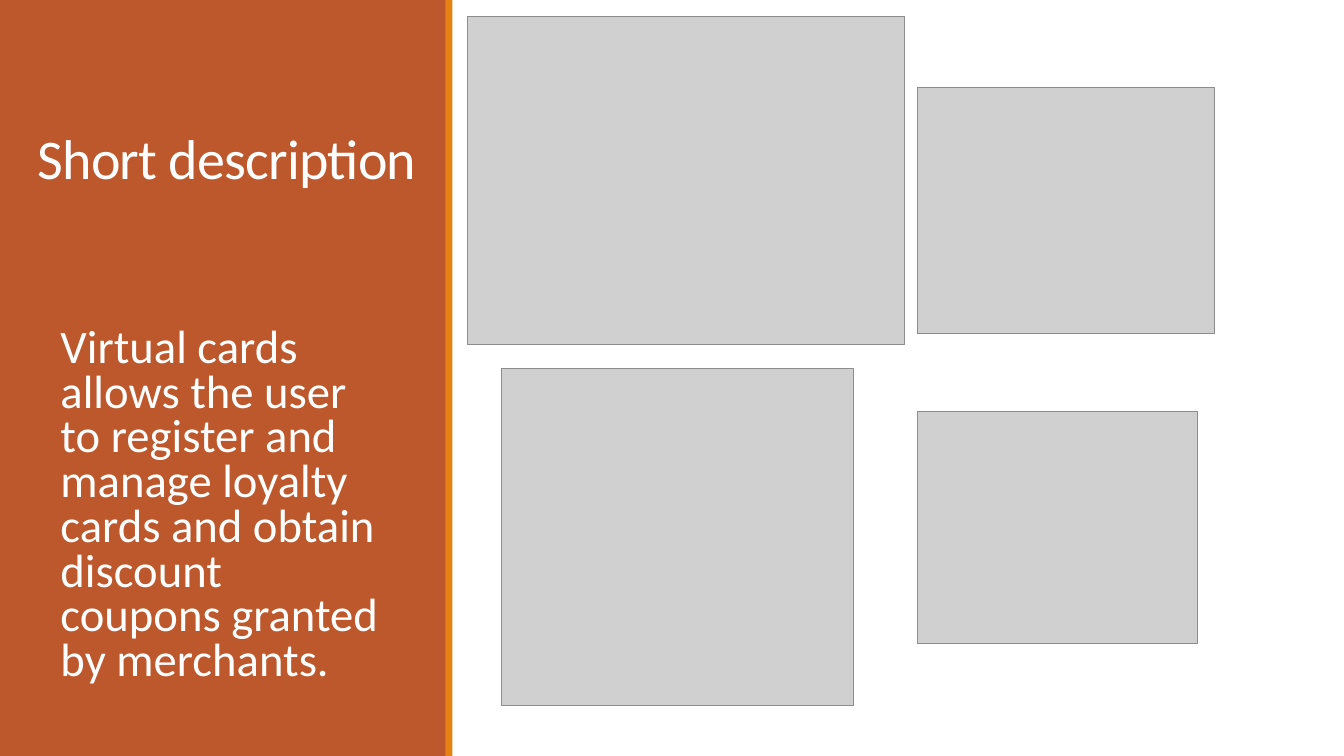
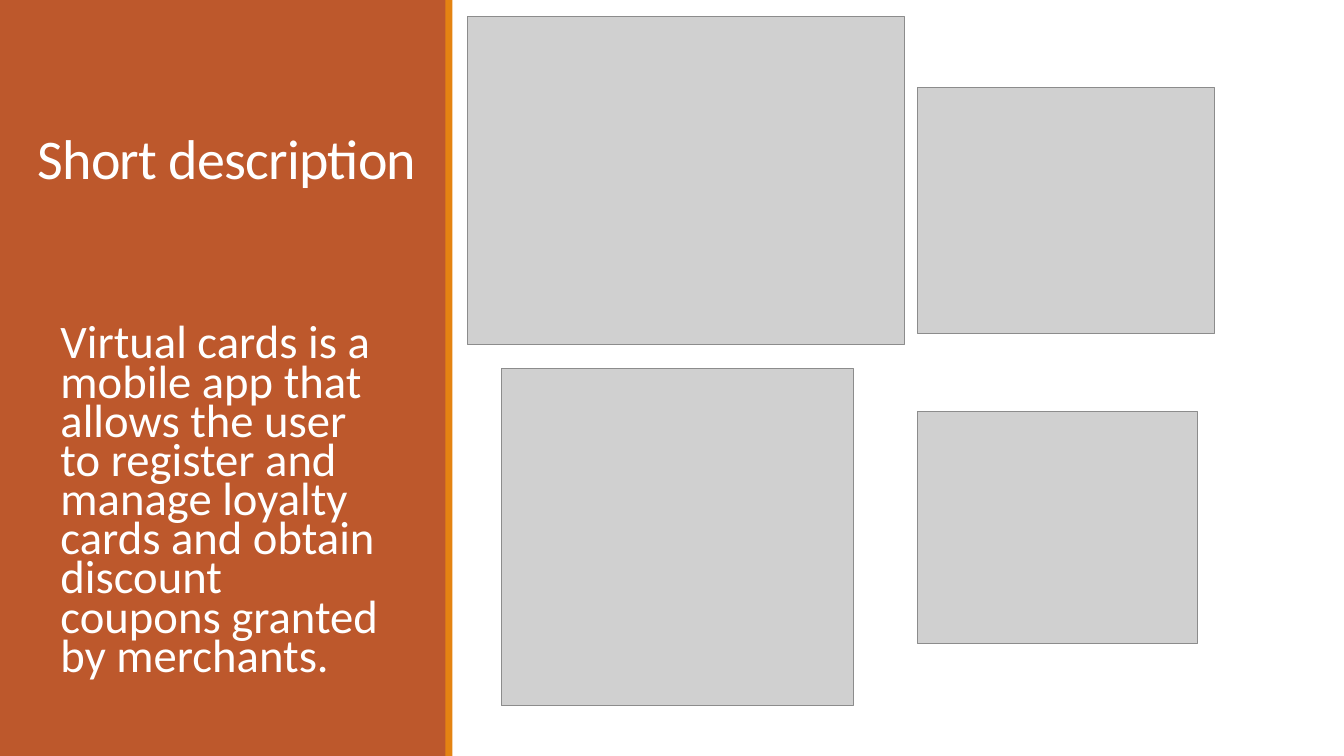
Before and after one commit to corinaradu/siit-testing, a slide deck: slide 2 of final-project/virtual-cards/virtual-cards.pptx. Drawn at 1344x756 pixels with LibreOffice and Linux fonts; fonts in the diff are those of the drawing; grey boxes stand for pictures. Boxes give left, top, right and bottom in pixels: in the first picture for what was removed or moved away, otherwise in the second. Text is boxed around its words. In the diff, an @@ line names an element or a change of style, - is before the commit and + after.

```diff
--- a/final-project/virtual-cards/virtual-cards.pptx
+++ b/final-project/virtual-cards/virtual-cards.pptx
@@ text at (60,325,378,680): text changed @@
-Virtual cards allows the user to register and manage loyalty cards and obtain discount coupons granted by merchants.
+Virtual cards is a mobile app that allows the user to register and manage loyalty cards and obtain discount coupons granted by merchants.
```
Also in this commit, not shown: 7 other slides changed, 1 slide removed, 6 other files.
